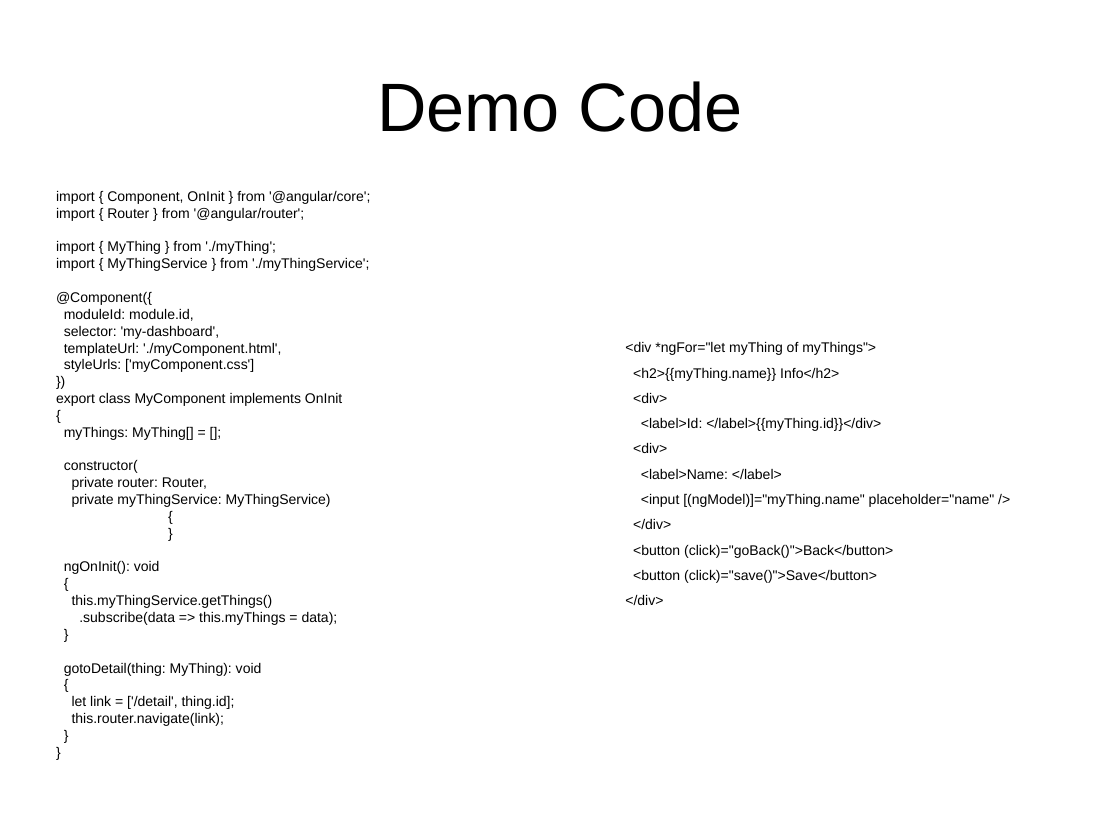
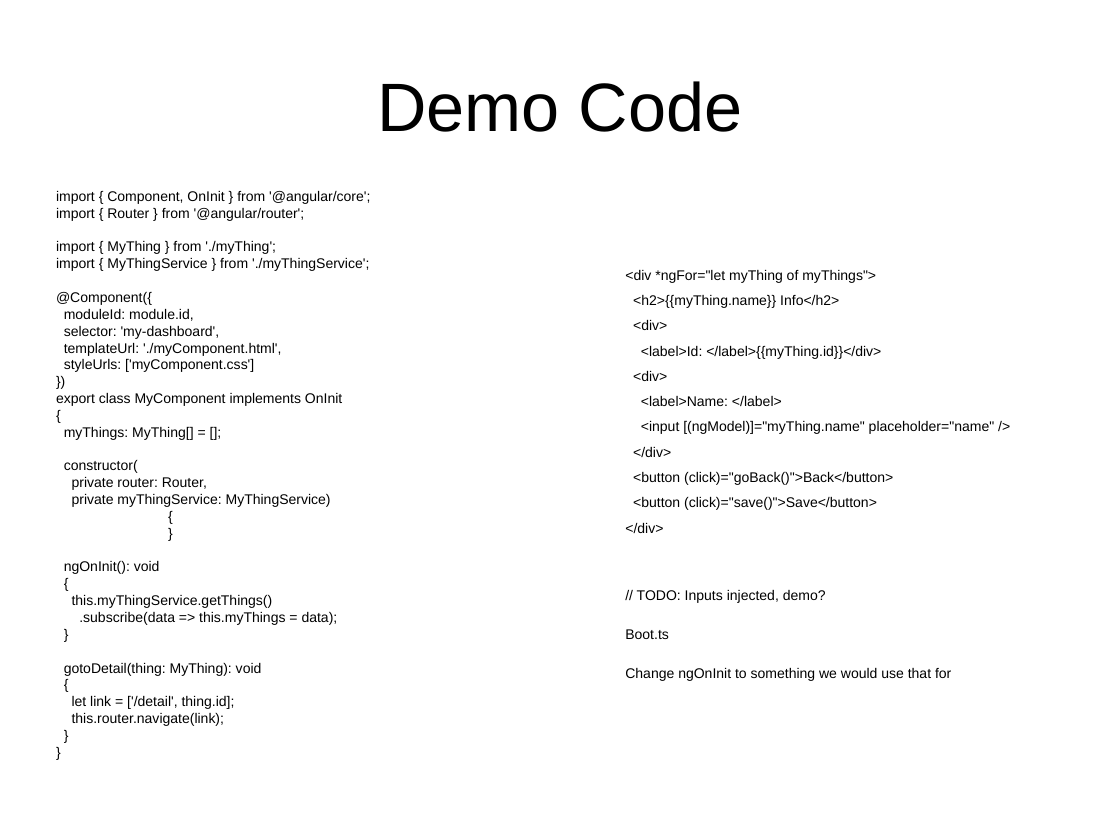
Before and after one commit to trognus/devcon2016, a slide deck: slide 9 of devconNg2.odp. Drawn at 1120x840 pixels with LibreOffice and Linux fonts; fonts in the diff are those of the drawing. Boxes give left, top, right and bottom in pixels: in the first picture for what was removed or moved away, otherwise in the second. Text is boxed around its words. In the diff, an @@ line names an element or a change of style, - is before the commit and + after.

```diff
--- a/devconNg2.odp
+++ b/devconNg2.odp
@@ text at [625,590,951,681]: paragraphs added @@
+// TODO: Inputs injected, demo?
+Boot.ts
+Change ngOnInit to something we would use that for
```
Also in this commit, not shown: 2 other slides changed.
